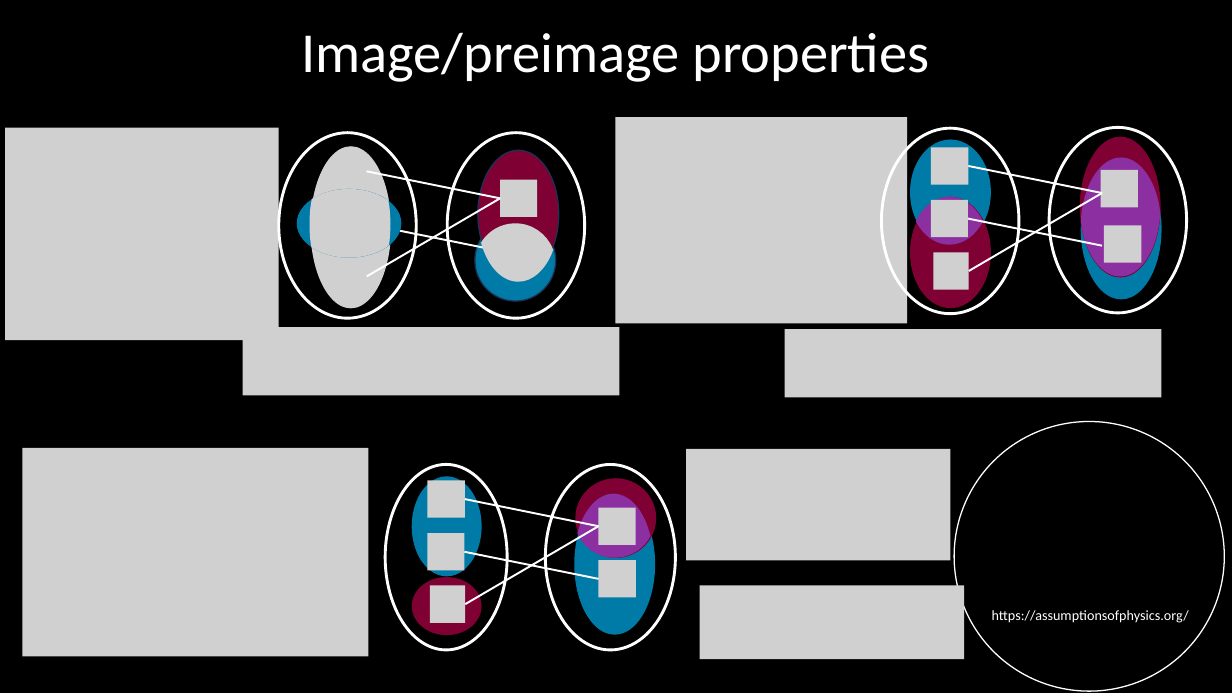
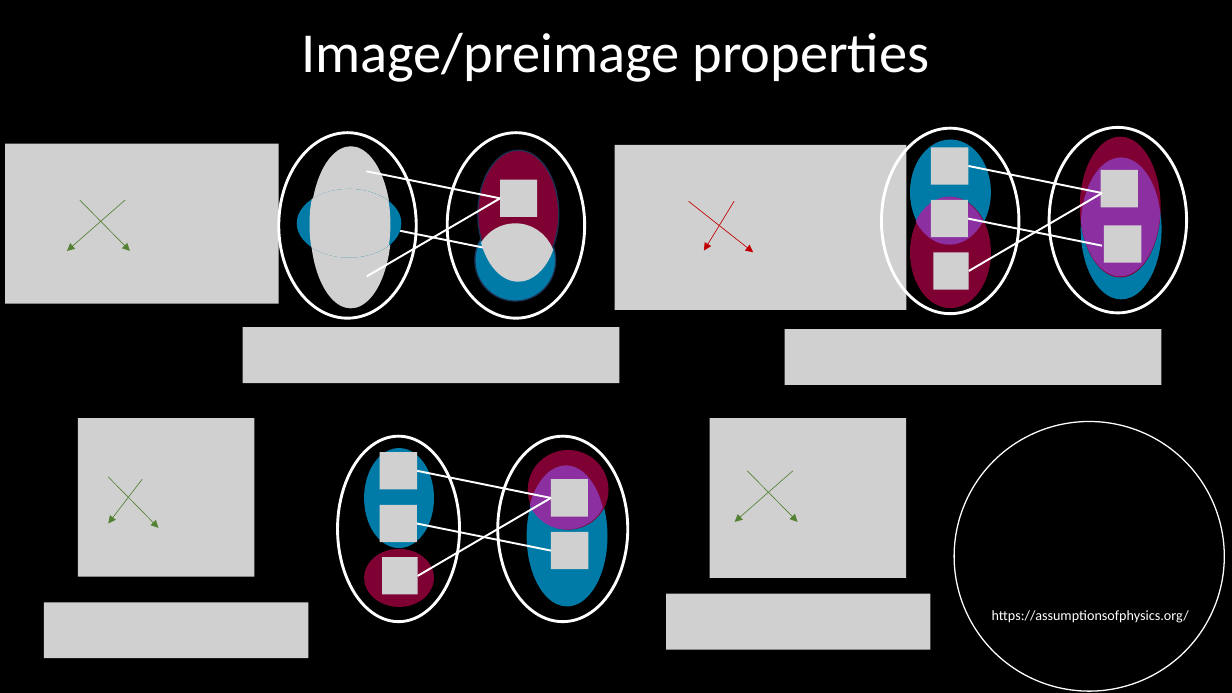
Before and after one commit to assumptionsofphysics/slides, a slide deck: slide 15 of Set Theory 112623.pptx. Drawn at 1232x693 pixels with LibreOffice and Linux fonts; fonts in the diff are those of the drawing; grey boxes stand for pictures; background and template pictures are left out. Boxes give left, top, right and bottom in pixels: in the first picture for what was removed or moved away, otherwise in the second. Text is boxed around its words. In the diff, an @@ line names an element or a change of style, - is before the commit and + after.

```diff
--- a/Set Theory 112623.pptx
+++ b/Set Theory 112623.pptx
@@ picture: place and size @@
-picture at (6, 128, 279, 340)
+picture at (6, 144, 279, 304)
@@ picture: place and size @@
-picture at (616, 117, 908, 323)
+picture at (615, 145, 907, 310)
@@ arrow added from (126, 200) to (67, 251), #548235 0.5 pt @@
@@ arrow added from (79, 200) to (130, 251), #548235 0.5 pt @@
@@ arrow added from (689, 201) to (753, 252), #C00000 0.5 pt @@
@@ arrow added from (734, 201) to (704, 250), #C00000 0.5 pt @@
@@ picture: place and size @@
-picture at (243, 327, 620, 396)
+picture at (243, 327, 620, 384)
@@ picture: place and size @@
-picture at (785, 329, 1162, 397)
+picture at (785, 329, 1162, 385)
@@ picture: place and size @@
-picture at (22, 448, 368, 657)
+picture at (78, 419, 254, 578)
@@ picture: place and size @@
-picture at (687, 449, 951, 561)
+picture at (710, 418, 907, 578)
@@ arrow added from (108, 477) to (159, 528), #548235 0.5 pt @@
@@ 2 ellipses, 1 line: place and size @@
-2 ellipses, 1 line at (465, 465, 676, 651)
+2 ellipses, 1 line at (418, 436, 628, 622)
@@ arrow added from (793, 471) to (735, 522), #548235 0.5 pt @@
@@ arrow added from (748, 471) to (798, 522), #548235 0.5 pt @@
@@ arrow added from (142, 480) to (108, 524), #548235 0.5 pt @@
@@ 4 ellipses, 2 lines, 1 freeform shape: place and size @@
-4 ellipses, 2 lines, 1 freeform shape at (385, 465, 657, 651)
+4 ellipses, 2 lines, 1 freeform shape at (337, 436, 609, 622)
@@ picture removed at (427, 481, 465, 518) @@
@@ picture removed at (599, 507, 636, 544) @@
@@ picture removed at (427, 533, 464, 570) @@
@@ group added at (380, 452, 589, 594): 5 pictures @@
@@ picture removed at (599, 560, 637, 597) @@
@@ picture removed at (430, 586, 465, 623) @@
@@ picture: place and size @@
-picture at (700, 586, 964, 660)
+picture at (666, 594, 931, 650)
@@ picture added at (44, 603, 309, 659) @@
```
Also in this commit, not shown: 2 other slides changed, 1 slide added, 1 slide removed.
